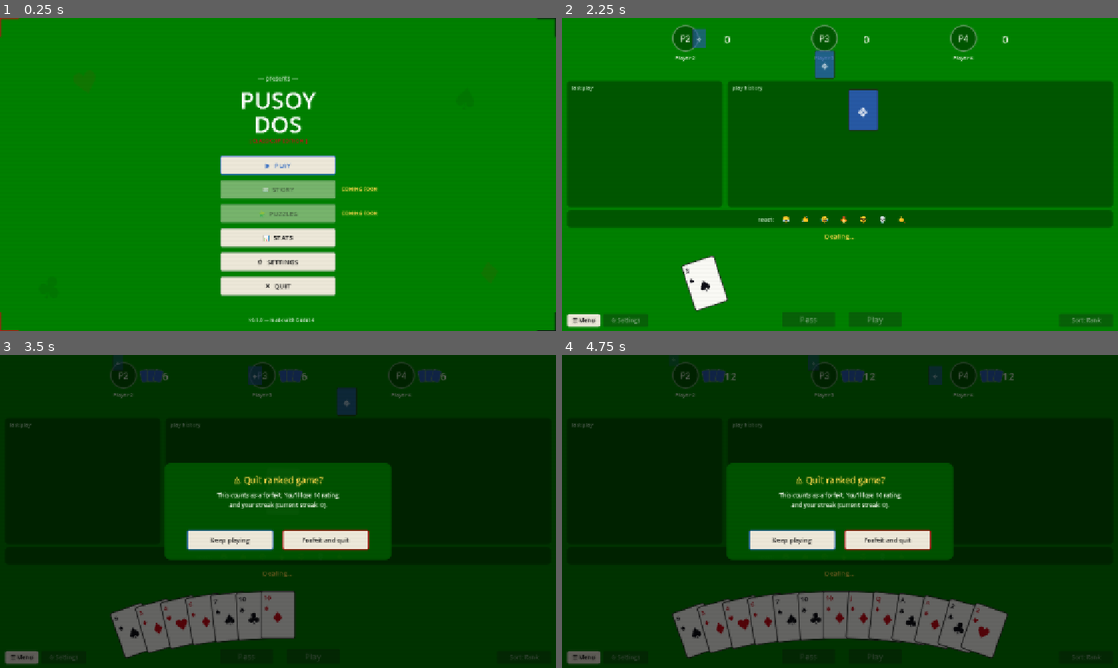
Above: before the commit, frames 1-4 (two rows, left to right).
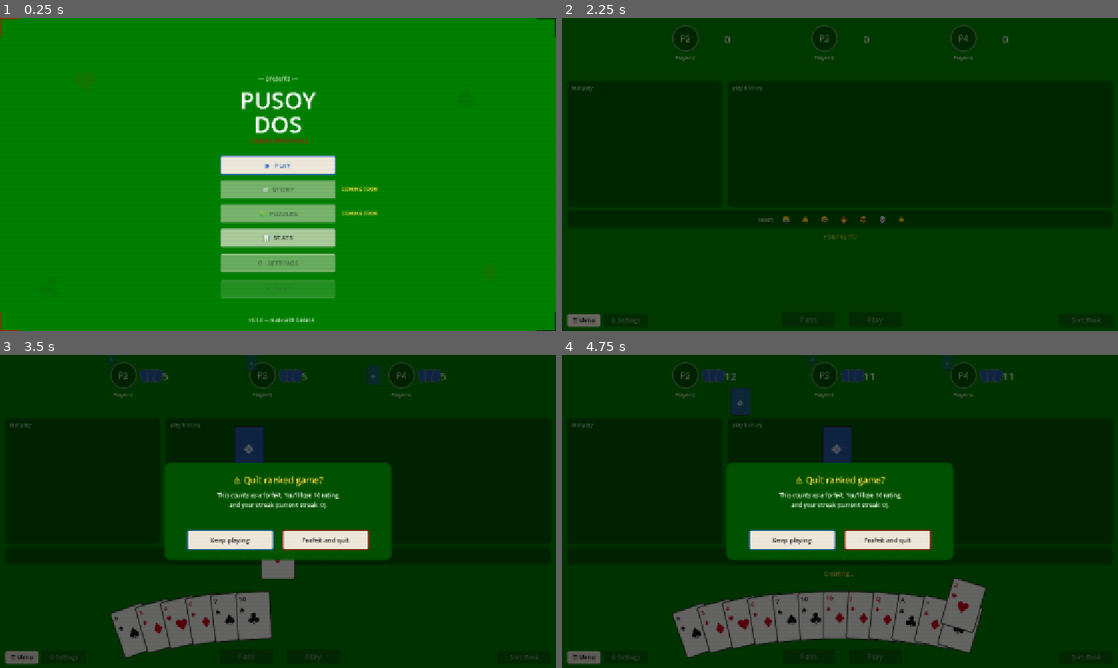
Above: after the commit, the same moments.

Repository: plansigan/pusoy-dos
Game: Godot game, scene res://MainMenu.tscn
The game is run twice, just before and just after one commit, with the same random seed, the same clock (stepped at 60 frames per second) and the same inputs.
Inputs:
- Up to frame 1 (0.25 s): no input
- Up to frame 2 (2.25 s): click "▶ PLAY" at 0.5 s; click "▶ PLAY" at 1.25 s; click "📖 STORY" at 2 s
- Up to frame 3 (3.5 s): click "☰ Menu" at 2.75 s
- Up to frame 4 (4.75 s): click "😤" at 3.5 s; click "👏" at 4.25 s

The runs differ from the first frame. In frame 1, 4.0% of the frame differs, in the area x 39-61%, y 67-90%; in frame 2, 100%, in the area x 0-100%, y 0-100%; in frame 3, 2.4%; in frame 4, 2.5%.

Commit message:
polishing updates

Diff:
--- a/GameTable.gd
+++ b/GameTable.gd
@@ -41,6 +41,7 @@
 var puzzle_solved_this_run: bool = false
 var puzzle_new_best: bool = false
 var objective_label: Label
+var _win_rating_countup: Dictionary = {}  # {from,to,rank} for the WinScreen tally
 
 # --- UI refs ---
 var avatars: Array = []              # [AvatarSlot, AvatarSlot, AvatarSlot] for P2-P4
@@ -52,6 +53,7 @@
 var play_button: Button
 var pass_button: Button
 var status_label: Label
+var _status_tween: Tween        # active status-label crossfade, if any
 var menu_button: Button
 var settings_button: Button
 var sort_button: Button
@@ -124,6 +126,7 @@
 	win_screen_shown = false
 	match_recorded = false
 	human_plays = 0
+	ai_chain_running = false   # defensive: GameTable is reused across Play Again
 	_connect_buttons()
 	if GameSession.mode == GameSession.Mode.STORY:
 		_apply_story_seats()
@@ -402,7 +405,7 @@
 		return
 	# Finished games can be left freely
 	if game_manager == null or game_manager.game_over or match_recorded:
-		get_tree().change_scene_to_file("res://MainMenu.tscn")
+		TransitionManager.change_scene("res://MainMenu.tscn")
 		return
 	_open_quit_dialog()
 
@@ -498,7 +501,7 @@
 		GameSession.return_to_story = true
 	elif GameSession.mode == GameSession.Mode.PUZZLE:
 		GameSession.return_to_puzzles = true
-	get_tree().change_scene_to_file("res://MainMenu.tscn")
+	TransitionManager.change_scene("res://MainMenu.tscn")
 
 
 func _on_settings_pressed() -> void:
@@ -560,7 +563,7 @@
 	pass_button.disabled = true
 	settings_button.disabled = true
 	sort_button.disabled = true
-	status_label.text = "Dealing..."
+	_set_status("Dealing...")
 
 	# Counters start at zero and tick up as cards arrive
 	for i in 3:
@@ -741,6 +744,25 @@
 			.set_trans(Tween.TRANS_SINE).set_ease(Tween.EASE_OUT)
 	tween.tween_property(status_label, "scale", Vector2.ONE, 0.15) \
 			.set_trans(Tween.TRANS_SINE).set_ease(Tween.EASE_IN)
+
+
+# Swap the status text with a quick crossfade instead of an instant change.
+# Routing every status change through here keeps the alpha tween single-owner
+# (no racing fades), and it always resolves back to full opacity.
+func _set_status(text: String) -> void:
+	if not is_instance_valid(status_label):
+		return
+	if status_label.visible and status_label.text == text:
+		return
+	status_label.visible = true
+	if _status_tween != null and _status_tween.is_valid():
+		_status_tween.kill()
+	_status_tween = create_tween()
+	_status_tween.tween_property(status_label, "modulate:a", 0.0, 0.08) \
+			.set_trans(Tween.TRANS_SINE)
+	_status_tween.tween_callback(func(): status_label.text = text)
+	_status_tween.tween_property(status_label, "modulate:a", 1.0, 0.08) \
+			.set_trans(Tween.TRANS_SINE)
 
 
 func _update_pass_button() -> void:
@@ -864,7 +886,7 @@
 		_show_win_screen(game_manager.winner.name)
 		return
 	var current = game_manager.get_current_player()
-	status_label.text = "Your turn!" if current.id == 0 else _display_name(current.id) + " is thinking..."
+	_set_status("Your turn!" if current.id == 0 else _display_name(current.id) + " is thinking...")
 
 
 func _update_objective_banner() -> void:
@@ -886,7 +908,7 @@
 		return
 	var selected = hand_fan.get_selected()
 	if selected.is_empty():
-		status_label.text = "Select cards first!"
+		_set_status("Select cards first!")
 		return
 
 	# Capture flight origins before the fan reflows
@@ -898,7 +920,7 @@
 		await _commit_human_play(origins, selected)
 	else:
 		hand_fan.shake(selected)
-		status_label.text = "Invalid play — try again!"
+		_set_status("Invalid play — try again!")
 
 
 # Shared post-play flow for button, double-click, and drag-drop plays
@@ -930,7 +952,7 @@
 		await _commit_human_play(origins, [card])
 	else:
 		hand_fan.shake([card])
-		status_label.text = "Can't play that as a single!"
+		_set_status("Can't play that as a single!")
 
 
 # --- drag-to-play plumbing ---
@@ -965,14 +987,14 @@
 	else:
 		hand_fan.return_play_drag()
 		hand_fan.shake(cards)
-		status_label.text = "Invalid play — try again!"
+		_set_status("Invalid play — try again!")
 
 
 func _on_pass_pressed() -> void:
 	if is_ai_turn or is_dealing:
 		return
 	if game_manager.table_cards.is_empty():
-		status_label.text = "Can't pass — you must play!"
+		_set_status("Can't pass — you must play!")
 		return
 	game_manager.try_pass()
 	var cleared = game_manager.table_cards.is_empty()
@@ -1013,6 +1035,8 @@
 # =============================================================
 
 func _run_ai_turns() -> void:
+	if ai_chain_running:
+		return  # re-entrancy guard: a loop is already driving the AI
 	ai_chain_running = true
 	while not game_manager.game_over:
 		# Modal dialog open — hold the AI until it closes
@@ -1108,7 +1132,8 @@
 	if GameSession.mode == GameSession.Mode.PUZZLE:
 		_show_puzzle_end()
 		return
-	WinScreen.show(self, winner_name, Callable(self, "_on_play_again_pressed"), summary)
+	WinScreen.show(self, winner_name, Callable(self, "_on_play_again_pressed"),
+			summary, _win_rating_countup)
 
 
 # Record the finished game exactly once; returns WinScreen summary lines
@@ -1116,6 +1141,7 @@
 	if match_recorded:
 		return []
 	match_recorded = true
+	_win_rating_countup = {}
 	var human_won = game_manager.winner.id == 0
 	var flawless = human_won and _is_flawless_win()
 	var sf_finish = human_won and _finished_with_straight_flush()
@@ -1135,6 +1161,7 @@
 				puzzle_new_best = PuzzleManager.mark_solved(String(puzzle["id"]), human_plays)
 			StatsManager.save()  # persist global records (combos) touched mid-game
 		GameSession.Mode.RANKED:
+			var old_rating = StatsManager.rating
 			if human_won:
 				var breakdown = StatsManager.record_ranked_win(flawless, sf_finish, human_plays)
 				for entry in breakdown:
@@ -1142,7 +1169,13 @@
 			else:
 				var delta = StatsManager.record_ranked_loss()
 				lines.append("%+d  ranked loss" % delta)
-			lines.append("Rating %d · %s" % [StatsManager.rating, StatsManager.get_rank_name()])
+			# The final "Rating N · Rank" line is rendered by WinScreen as an
+			# animated count-up from the pre-match value, so it's not a static line.
+			_win_rating_countup = {
+				"from": old_rating,
+				"to": StatsManager.rating,
+				"rank": StatsManager.get_rank_name(),
+			}
 		_:
 			StatsManager.record_casual(human_won, flawless, human_plays)
 			lines = ["Casual match — no rating change"]
@@ -1518,7 +1551,7 @@
 
 func _return_to_story() -> void:
 	GameSession.return_to_story = true
-	get_tree().change_scene_to_file("res://MainMenu.tscn")
+	TransitionManager.change_scene("res://MainMenu.tscn")
 
 
 # =============================================================
@@ -1607,7 +1640,7 @@
 
 func _return_to_puzzles() -> void:
 	GameSession.return_to_puzzles = true
-	get_tree().change_scene_to_file("res://MainMenu.tscn")
+	TransitionManager.change_scene("res://MainMenu.tscn")
 
 
 # Slide-in toasts, top-right, one per newly unlocked achievement
--- a/HandFan.gd
+++ b/HandFan.gd
@@ -30,6 +30,7 @@
 const ARC_RADIUS = 520.0        # controls how much edge cards dip
 const SELECT_POP = 30.0         # selected cards rise out of the fan
 const HOVER_POP = 10.0          # hovered card raises as a preview
+const HOVER_SCALE = 1.03        # hovered card grows slightly with the raise
 const REFLOW_TIME = 0.25
 const POP_TIME = 0.15
 const DRAG_THRESHOLD = 10.0     # below this, a press+release is a click
@@ -466,13 +467,15 @@
 func _target_for(card_ui: CardUI, slot: Dictionary) -> Dictionary:
 	var pos: Vector2 = slot["position"]
 	var rot: float = slot["rotation"]
+	var scale := 1.0
 	if _selected.has(card_ui.card_data):
 		# Pop up and out along the card's fan angle, then straighten
 		pos += Vector2.UP.rotated(rot) * SELECT_POP
 		rot = 0.0
 	elif card_ui == _hovered:
 		pos += Vector2.UP.rotated(rot) * HOVER_POP
-	return {"position": pos, "rotation": rot}
+		scale = HOVER_SCALE
+	return {"position": pos, "rotation": rot, "scale": Vector2(scale, scale)}
 
 
 func _reflow() -> void:
@@ -513,4 +516,6 @@
 			.set_trans(Tween.TRANS_CUBIC).set_ease(Tween.EASE_OUT)
 	tween.tween_property(card_ui, "rotation", target["rotation"], duration) \
 			.set_trans(Tween.TRANS_CUBIC).set_ease(Tween.EASE_OUT)
+	tween.tween_property(card_ui, "scale", target["scale"], duration) \
+			.set_trans(Tween.TRANS_CUBIC).set_ease(Tween.EASE_OUT)
 	_tweens[card_ui] = tween
--- a/MainMenu.gd
+++ b/MainMenu.gd
@@ -94,12 +94,14 @@
 	add_child(presents)
 
 	for i in 2:
+		var base_y = sh * 0.21 + i * 50
 		var title = UIFactory.make_label(["PUSOY", "DOS"][i], 48,
 				ThemeManager.get_color("text_primary"),
-				Vector2(center_x - 140, sh * 0.21 + i * 50))
+				Vector2(center_x - 140, base_y))
 		title.size = Vector2(280, 60)
 		title.horizontal_alignment = HORIZONTAL_ALIGNMENT_CENTER
 		add_child(title)
+		_start_title_float(title, base_y)
 
 	var edition = UIFactory.make_label(
 			"[ %s EDITION ]" % ThemeManager.current_theme_name().to_upper(), 11,
@@ -107,6 +109,19 @@
 	edition.size = Vector2(200, 20)
 	edition.horizontal_alignment = HORIZONTAL_ALIGNMENT_CENTER
 	add_child(edition)
+
+
+# A very slow, gentle vertical drift so the title feels alive without
+# pulling the eye. Both title words share timing, so they move as one.
+# The loop starts and ends on base_y, so it repeats seamlessly.
+func _start_title_float(label: Label, base_y: float) -> void:
+	var t = label.create_tween().set_loops()
+	t.tween_property(label, "position:y", base_y - 3.0, 1.4) \
+			.set_trans(Tween.TRANS_SINE).set_ease(Tween.EASE_IN_OUT)
+	t.tween_property(label, "position:y", base_y + 3.0, 2.8) \
+			.set_trans(Tween.TRANS_SINE).set_ease(Tween.EASE_IN_OUT)
+	t.tween_property(label, "position:y", base_y, 1.4) \
+			.set_trans(Tween.TRANS_SINE).set_ease(Tween.EASE_IN_OUT)
 
 
 func _add_menu_buttons(sw: float, sh: float) -> void:
@@ -142,17 +157,21 @@
 		UIFactory.style_button(btn, ThemeManager.get_color("button_bg"), border_color, font_color)
 		btn.add_theme_font_size_override("font_size", 14)
 
+		var delay = i * TransitionManager.STAGGER
+
 		# Locked feature: dim the button (still clickable → toast) and tag it
 		if locked:
-			btn.modulate.a = 0.5
 			var tag = UIFactory.make_label("COMING SOON", 10,
 					ThemeManager.get_color("status_color"),
 					Vector2(btn.position.x + btn_width + 12, btn.position.y + 12))
 			tag.size = Vector2(120, 16)
 			add_child(tag)
+			TransitionManager.fade_in(tag, delay, 1.0)
 
 		add_child(btn)
 		btn.pressed.connect(data["callback"])
+		# Staggered slide-up + fade as the menu opens (locked buttons rest at 0.5)
+		TransitionManager.fade_in(btn, delay, 0.5 if locked else 1.0)
 
 
 func _add_version_label(sw: float, sh: float) -> void:
--- a/ModeSelect.gd
+++ b/ModeSelect.gd
@@ -185,4 +185,5 @@
 
 
 func _start_game() -> void:
-	get_tree().change_scene_to_file("res://GameTable.tscn")
+	# Dip-to-dark into the table; this overlay is freed with the old scene.
+	TransitionManager.change_scene("res://GameTable.tscn")
--- a/PuzzleScreen.gd
+++ b/PuzzleScreen.gd
@@ -30,7 +30,7 @@
 
 func _bounce_to_menu() -> void:
 	if get_tree().current_scene == self:
-		get_tree().change_scene_to_file("res://MainMenu.tscn")
+		TransitionManager.change_scene("res://MainMenu.tscn")
 	else:
 		queue_free()  # overlay case — reveal the menu underneath
 
@@ -138,10 +138,10 @@
 func _start_puzzle(puzzle_id: String) -> void:
 	GameSession.mode = GameSession.Mode.PUZZLE
 	GameSession.puzzle_id = puzzle_id
-	# Capture the tree — this screen frees itself before the scene change
-	var tree = get_tree()
+	# The scene change runs on the TransitionManager autoload, so it's safe
+	# even though this overlay is freed as part of the swap.
 	queue_free()
-	tree.change_scene_to_file("res://GameTable.tscn")
+	TransitionManager.change_scene("res://GameTable.tscn")
 
 
 func _add_back_button() -> void:
--- a/StoryScreen.gd
+++ b/StoryScreen.gd
@@ -30,7 +30,7 @@
 
 func _bounce_to_menu() -> void:
 	if get_tree().current_scene == self:
-		get_tree().change_scene_to_file("res://MainMenu.tscn")
+		TransitionManager.change_scene("res://MainMenu.tscn")
 	else:
 		queue_free()  # overlay case — reveal the menu underneath
 
@@ -141,17 +141,16 @@
 
 	var chapter = ContentManager.get_chapter(chapter_id)
 	var intro = chapter.get("scenes", {}).get("intro", [])
-	# Capture the tree in a local: this StoryScreen frees itself below, so
-	# the intro-done callback must NOT reach through self.get_tree().
-	var tree = get_tree()
-	var host = tree.current_scene
+	# Capture the host before freeing self; the scene change itself runs on
+	# the TransitionManager autoload, so it's safe past this node's free.
+	var host = get_tree().current_scene
 	queue_free()
 
 	if intro.is_empty():
-		tree.change_scene_to_file("res://GameTable.tscn")
+		TransitionManager.change_scene("res://GameTable.tscn")
 	else:
 		DialogueScreen.play(host, intro,
-				func(): tree.change_scene_to_file("res://GameTable.tscn"))
+				func(): TransitionManager.change_scene("res://GameTable.tscn"))
 
 
 func _add_back_button() -> void:
--- /dev/null
+++ b/TransitionManager.gd
@@ -0,0 +1,94 @@
+# TransitionManager.gd
+# Autoload providing one consistent transition system:
+#  - change_scene(path): a snappy "dip to dark" scene change (dim in ->
+#    swap under the dim -> dim out) instead of a hard cut.
+#  - press(button): a quick press-pop for button feedback.
+#
+# The dim lives on a CanvasLayer above the game (below PixelFilter) so it
+# survives the scene swap. A re-entrancy guard means a transition always
+# completes and can never soft-lock, even if a caller fires it twice.
+
+extends CanvasLayer
+
+# All timings live here so the whole app feels consistent. Snappy budget.
+const DIM_IN := 0.15      # fade to dark
+const DIM_OUT := 0.25     # fade back in over the new scene
+const DIM_ALPHA := 0.7
+const PRESS_HALF := 0.05  # each half of the button press pop
+const PRESS_SCALE := 0.96
+const STAGGER := 0.045    # per-item stagger for fade-in sequences
+const FADE_SLIDE := 10.0  # slide distance for fade-ins
+
+var _dim: ColorRect
+var _transitioning := false
+
+
+func _ready() -> void:
+	layer = 90  # above the game (0), below PixelFilter (100)
+	_dim = ColorRect.new()
+	_dim.color = Color(0, 0, 0, 0.0)
+	_dim.set_anchors_preset(Control.PRESET_FULL_RECT)
+	_dim.mouse_filter = Control.MOUSE_FILTER_IGNORE
+	_dim.visible = false
+	add_child(_dim)
+
+
+func _process(_delta: float) -> void:
+	# Keep the dim covering the viewport (CanvasLayer has no size of its own)
+	if _dim.visible:
+		_dim.size = get_viewport().get_visible_rect().size
+
+
+# Dip-to-dark scene change. Fire-and-forget; the caller may free itself.
+func change_scene(path: String) -> void:
+	if _transitioning:
+		return
+	_transitioning = true
+	_dim.size = get_viewport().get_visible_rect().size
+	_dim.color.a = 0.0
+	_dim.visible = true
+
+	# Stage 1 — dim in
+	var t_in := create_tween()
+	t_in.tween_property(_dim, "color:a", DIM_ALPHA, DIM_IN) \
+			.set_trans(Tween.TRANS_SINE).set_ease(Tween.EASE_IN)
+	await t_in.finished
+
+	# Swap under the dim
+	get_tree().change_scene_to_file(path)
+	await get_tree().process_frame  # let the new scene build
+
+	# Stage 2 — dim out as the new screen (e.g. the deal) begins
+	var t_out := create_tween()
+	t_out.tween_property(_dim, "color:a", 0.0, DIM_OUT) \
+			.set_trans(Tween.TRANS_SINE).set_ease(Tween.EASE_OUT)
+	await t_out.finished
+
+	_dim.visible = false
+	_transitioning = false
+
+
+# Quick press-pop (scale down then back). Tween is bound to the button so
+# it auto-cleans if the button is freed by its own handler.
+func press(button: Control) -> void:
+	if not is_instance_valid(button):
+		return
+	button.pivot_offset = button.size / 2
+	var t := button.create_tween()
+	t.tween_property(button, "scale", Vector2(PRESS_SCALE, PRESS_SCALE), PRESS_HALF) \
+			.set_trans(Tween.TRANS_SINE)
+	t.tween_property(button, "scale", Vector2.ONE, PRESS_HALF).set_trans(Tween.TRANS_SINE)
+
+
+# Fade + slide a control up into place (used for staggered menu intros).
+func fade_in(control: Control, delay: float, target_alpha: float = 1.0) -> void:
+	if not is_instance_valid(control):
+		return
+	var final_y := control.position.y
+	control.position.y = final_y + FADE_SLIDE
+	control.modulate.a = 0.0
+	var t := control.create_tween().set_parallel(true)
+	t.tween_property(control, "modulate:a", target_alpha, 0.16) \
+			.set_ease(Tween.EASE_OUT).set_delay(delay)
+	t.tween_property(control, "position:y", final_y, 0.16) \
+			.set_trans(Tween.TRANS_CUBIC).set_ease(Tween.EASE_OUT).set_delay(delay)
--- a/UIFactory.gd
+++ b/UIFactory.gd
@@ -27,7 +27,10 @@
 	btn.add_theme_color_override("font_color", font_color)
 	btn.add_theme_color_override("font_hover_color", font_color)
 	btn.add_theme_color_override("font_pressed_color", font_color)
-	btn.pressed.connect(func(): SoundManager.play("button_click"))
+	# Global press feedback: click sound + quick scale pop (see TransitionManager)
+	btn.pressed.connect(func():
+		SoundManager.play("button_click")
+		TransitionManager.press(btn))
 
 
 # Force a Control to fill the whole viewport. Our screen roots are
--- a/WinScreen.gd
+++ b/WinScreen.gd
@@ -4,7 +4,7 @@
 class_name WinScreen
 
 static func show(parent: Control, winner_name: String, on_play_again: Callable,
-		summary_lines: Array = []) -> void:
+		summary_lines: Array = [], rating_countup: Dictionary = {}) -> void:
 	var overlay = ColorRect.new()
 	overlay.color = Color(0, 0, 0, 0.7)
 	overlay.mouse_filter = Control.MOUSE_FILTER_STOP
@@ -14,6 +14,8 @@
 	var panel_height = 220.0
 	if not summary_lines.is_empty():
 		panel_height += 10 + summary_lines.size() * 18
+	if not rating_countup.is_empty():
+		panel_height += 26
 
 	var panel = _make_panel(parent, panel_height)
 	overlay.add_child(panel)
@@ -27,6 +29,10 @@
 		line.size = Vector2(400, 16)
 		line.horizontal_alignment = HORIZONTAL_ALIGNMENT_CENTER
 		panel.add_child(line)
+
+	# Ranked: the new rating tallies up from the pre-match value
+	if not rating_countup.is_empty():
+		_add_rating_countup(panel, rating_countup, 124 + summary_lines.size() * 18 + 6)
 
 	var btn = Button.new()
 	btn.text = "Play Again"
@@ -45,6 +51,26 @@
 	tween.tween_property(overlay, "modulate:a", 1.0, 0.25)
 	tween.tween_property(panel, "position:y", final_y, 0.45) \
 			.set_trans(Tween.TRANS_CUBIC).set_ease(Tween.EASE_OUT)
+
+
+static func _add_rating_countup(panel: Panel, spec: Dictionary, y: float) -> void:
+	var from_v = int(spec.get("from", 0))
+	var to_v = int(spec.get("to", from_v))
+	var rank = String(spec.get("rank", ""))
+
+	var label = UIFactory.make_label("Rating %d · %s" % [from_v, rank], 15,
+			ThemeManager.get_color("status_color"), Vector2(0, y))
+	label.size = Vector2(400, 20)
+	label.horizontal_alignment = HORIZONTAL_ALIGNMENT_CENTER
+	panel.add_child(label)
+
+	# Tween is bound to the label, so it auto-cancels if the overlay is
+	# dismissed (Play Again) before the tally finishes — no dangling callback.
+	var count = label.create_tween()
+	count.tween_method(
+			func(v): label.text = "Rating %d · %s" % [roundi(v), rank],
+			float(from_v), float(to_v), 0.5) \
+			.set_trans(Tween.TRANS_CUBIC).set_ease(Tween.EASE_OUT).set_delay(0.35)
 
 
 static func _make_panel(parent: Control, height: float) -> Panel:
--- a/project.godot
+++ b/project.godot
@@ -21,6 +21,7 @@
 FeatureFlags="*res://FeatureFlags.gd"
 ThemeManager="*uid://doojyidr3aufh"
 SoundManager="*res://SoundManager.gd"
+TransitionManager="*res://TransitionManager.gd"
 PixelFilter="*res://PixelFilter.gd"
 
 [display]
Not shown, added: FeatureFlags.gd.uid
Not shown, added: TransitionManager.gd.uid
